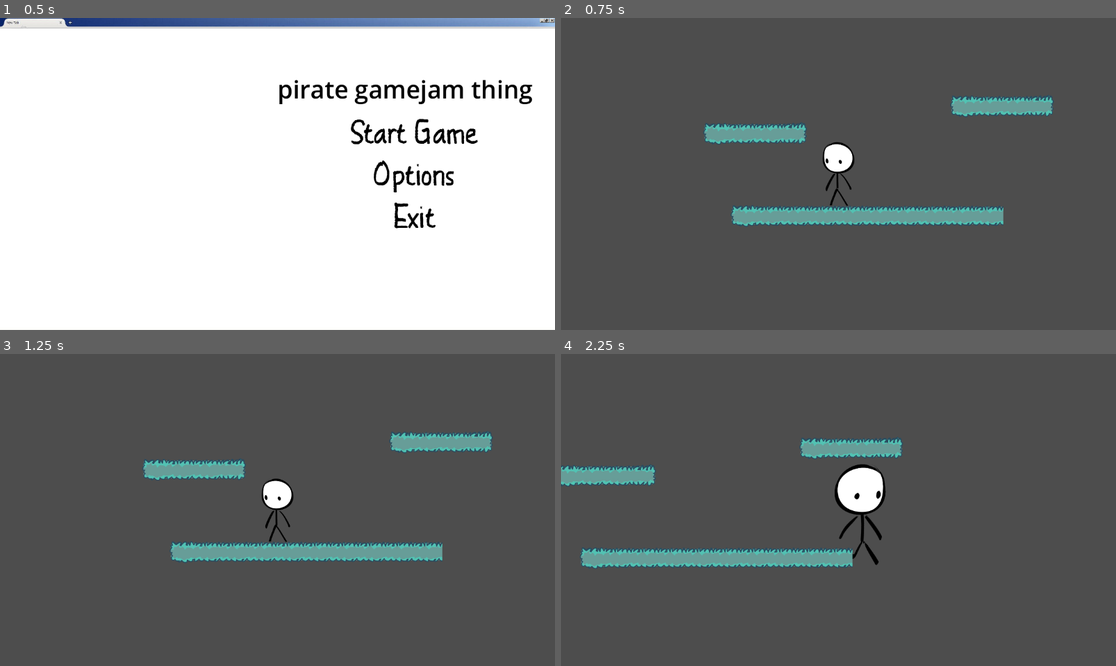
Above: before the commit, frames 1-4 (two rows, left to right).
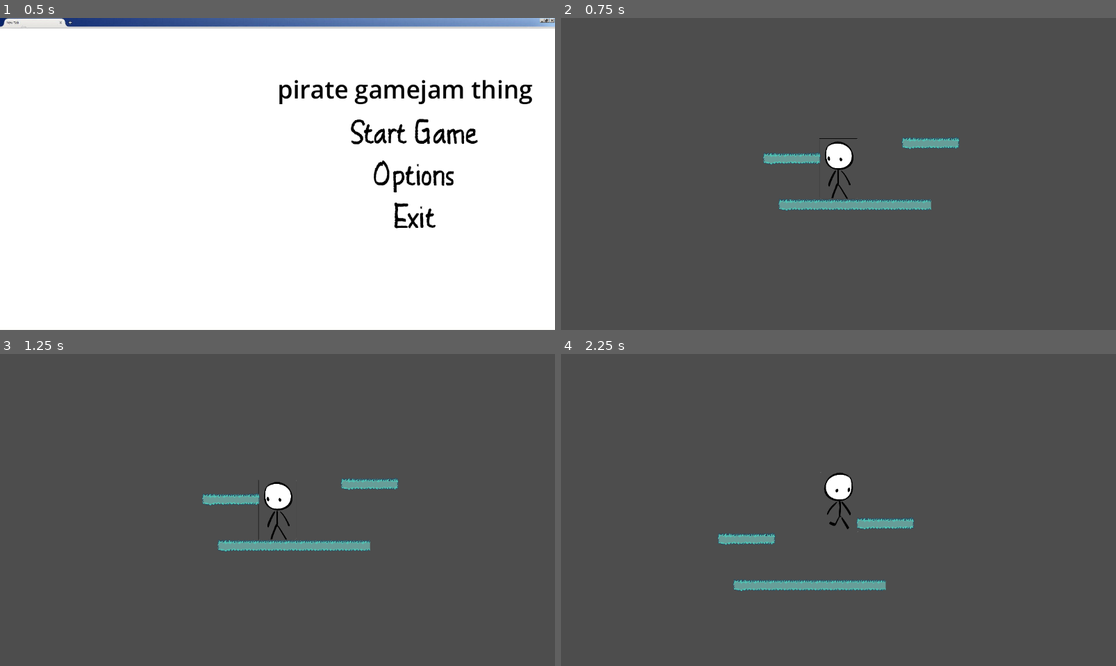
Above: after the commit, the same moments.

Repository: DCEYT/P17-Gamejam-Project
Game: Godot game, scene res://Scenes/main menu.tscn
Same seed, same stepped clock (60 frames per second), same inputs: the game is played once before the commit and once after it.
Inputs:
- Up to frame 1 (0.5 s): no input
- Up to frame 2 (0.75 s): click "Start Game" at 0.5 s
- Up to frame 3 (1.25 s): no input
- Up to frame 4 (2.25 s): hold D (Move Right) from 1.28 s (still down); tap H (Dash) at 1.35 s; tap W (Jump) at 1.52 s; tap Shift (Run) at 2.1 s

Frame 1 is identical in both runs. In frame 2, 6.7% of the frame differs, in the area x 25-89%, y 24-68%; in frame 3, 6.1%; in frame 4, 8.1%, in the area x 0-64%, y 26-76%.

Commit message:
wow

Diff:
--- a/Scenes/Player.tscn
+++ b/Scenes/Player.tscn
@@ -1,124 +1,236 @@
-[gd_scene load_steps=19 format=3 uid="uid://cgrx1qklnvgqu"]
+[gd_scene load_steps=35 format=3 uid="uid://cgrx1qklnvgqu"]
 
 [ext_resource type="Script" path="res://character_body_2d.gd" id="1_i4p6b"]
-[ext_resource type="Texture2D" uid="uid://r6oo61qi7q8u" path="res://Assets/prototype_idle_sheet.png" id="2_88a7w"]
-[ext_resource type="Texture2D" uid="uid://dut0ffh12h45j" path="res://Assets/prototype_run_sheet.png" id="3_221ur"]
-[ext_resource type="Texture2D" uid="uid://b5cuv8p6t6f4m" path="res://Assets/prototype_walk_sheet.png" id="4_lu145"]
-
-[sub_resource type="AtlasTexture" id="AtlasTexture_7m65j"]
-atlas = ExtResource("2_88a7w")
-region = Rect2(0, 0, 150, 300)
-
-[sub_resource type="AtlasTexture" id="AtlasTexture_xdebe"]
-atlas = ExtResource("2_88a7w")
-region = Rect2(150, 0, 150, 300)
-
-[sub_resource type="AtlasTexture" id="AtlasTexture_colxq"]
-atlas = ExtResource("2_88a7w")
-region = Rect2(300, 0, 150, 300)
-
-[sub_resource type="AtlasTexture" id="AtlasTexture_3bqrt"]
-atlas = ExtResource("2_88a7w")
-region = Rect2(450, 0, 150, 300)
-
-[sub_resource type="AtlasTexture" id="AtlasTexture_r5g38"]
-atlas = ExtResource("3_221ur")
-region = Rect2(0, 0, 317, 474)
-
-[sub_resource type="AtlasTexture" id="AtlasTexture_c3cew"]
-atlas = ExtResource("3_221ur")
-region = Rect2(317, 0, 317, 474)
-
-[sub_resource type="AtlasTexture" id="AtlasTexture_7ksey"]
-atlas = ExtResource("3_221ur")
-region = Rect2(634, 0, 317, 474)
-
-[sub_resource type="AtlasTexture" id="AtlasTexture_icgju"]
-atlas = ExtResource("3_221ur")
-region = Rect2(0, 474, 317, 474)
-
-[sub_resource type="AtlasTexture" id="AtlasTexture_sm5dc"]
-atlas = ExtResource("4_lu145")
-region = Rect2(0, 0, 238, 501)
-
-[sub_resource type="AtlasTexture" id="AtlasTexture_1ef77"]
-atlas = ExtResource("4_lu145")
-region = Rect2(238, 0, 238, 501)
-
-[sub_resource type="AtlasTexture" id="AtlasTexture_d5xtu"]
-atlas = ExtResource("4_lu145")
-region = Rect2(476, 0, 238, 501)
-
-[sub_resource type="AtlasTexture" id="AtlasTexture_34hpl"]
-atlas = ExtResource("4_lu145")
-region = Rect2(714, 0, 238, 501)
+[ext_resource type="Texture2D" uid="uid://bnirw2ax263qm" path="res://Assets/prototype_idle_sheet_fixed.png" id="2_62fhj"]
+[ext_resource type="Texture2D" uid="uid://pywmga2pqlen" path="res://Assets/prototype_run_sheet_fixed.png" id="3_uvepg"]
+[ext_resource type="Texture2D" uid="uid://dxel0600vudj7" path="res://Assets/prototype_walk_sheet_fixed.png" id="4_frwtt"]
+
+[sub_resource type="AtlasTexture" id="AtlasTexture_co7fm"]
+atlas = ExtResource("2_62fhj")
+region = Rect2(0, 0, 317, 501)
+
+[sub_resource type="AtlasTexture" id="AtlasTexture_x5wuv"]
+atlas = ExtResource("2_62fhj")
+region = Rect2(317, 0, 317, 501)
+
+[sub_resource type="AtlasTexture" id="AtlasTexture_xlveu"]
+atlas = ExtResource("2_62fhj")
+region = Rect2(634, 0, 317, 501)
+
+[sub_resource type="AtlasTexture" id="AtlasTexture_d4687"]
+atlas = ExtResource("2_62fhj")
+region = Rect2(951, 0, 317, 501)
+
+[sub_resource type="AtlasTexture" id="AtlasTexture_q6cf7"]
+atlas = ExtResource("2_62fhj")
+region = Rect2(0, 501, 317, 501)
+
+[sub_resource type="AtlasTexture" id="AtlasTexture_naylb"]
+atlas = ExtResource("2_62fhj")
+region = Rect2(317, 501, 317, 501)
+
+[sub_resource type="AtlasTexture" id="AtlasTexture_g321s"]
+atlas = ExtResource("2_62fhj")
+region = Rect2(634, 501, 317, 501)
+
+[sub_resource type="AtlasTexture" id="AtlasTexture_8o7ll"]
+atlas = ExtResource("2_62fhj")
+region = Rect2(951, 501, 317, 501)
+
+[sub_resource type="AtlasTexture" id="AtlasTexture_sn1xq"]
+atlas = ExtResource("2_62fhj")
+region = Rect2(0, 1002, 317, 501)
+
+[sub_resource type="AtlasTexture" id="AtlasTexture_mulmn"]
+atlas = ExtResource("2_62fhj")
+region = Rect2(317, 1002, 317, 501)
+
+[sub_resource type="AtlasTexture" id="AtlasTexture_11ouu"]
+atlas = ExtResource("2_62fhj")
+region = Rect2(634, 1002, 317, 501)
+
+[sub_resource type="AtlasTexture" id="AtlasTexture_qkgx2"]
+atlas = ExtResource("2_62fhj")
+region = Rect2(951, 1002, 317, 501)
+
+[sub_resource type="AtlasTexture" id="AtlasTexture_lvjjo"]
+atlas = ExtResource("3_uvepg")
+region = Rect2(0, 0, 317, 501)
+
+[sub_resource type="AtlasTexture" id="AtlasTexture_6xsop"]
+atlas = ExtResource("3_uvepg")
+region = Rect2(317, 0, 317, 501)
+
+[sub_resource type="AtlasTexture" id="AtlasTexture_8o7n3"]
+atlas = ExtResource("3_uvepg")
+region = Rect2(634, 0, 317, 501)
+
+[sub_resource type="AtlasTexture" id="AtlasTexture_647oy"]
+atlas = ExtResource("3_uvepg")
+region = Rect2(0, 501, 317, 501)
+
+[sub_resource type="AtlasTexture" id="AtlasTexture_nbivn"]
+atlas = ExtResource("3_uvepg")
+region = Rect2(317, 501, 317, 501)
+
+[sub_resource type="AtlasTexture" id="AtlasTexture_otfy0"]
+atlas = ExtResource("3_uvepg")
+region = Rect2(634, 501, 317, 501)
+
+[sub_resource type="AtlasTexture" id="AtlasTexture_eklsl"]
+atlas = ExtResource("3_uvepg")
+region = Rect2(0, 1002, 317, 501)
+
+[sub_resource type="AtlasTexture" id="AtlasTexture_76vvq"]
+atlas = ExtResource("3_uvepg")
+region = Rect2(317, 1002, 317, 501)
+
+[sub_resource type="AtlasTexture" id="AtlasTexture_qv4ps"]
+atlas = ExtResource("4_frwtt")
+region = Rect2(0, 0, 317, 501)
+
+[sub_resource type="AtlasTexture" id="AtlasTexture_8ikoo"]
+atlas = ExtResource("4_frwtt")
+region = Rect2(317, 0, 317, 501)
+
+[sub_resource type="AtlasTexture" id="AtlasTexture_bwxl2"]
+atlas = ExtResource("4_frwtt")
+region = Rect2(634, 0, 317, 501)
+
+[sub_resource type="AtlasTexture" id="AtlasTexture_l7n71"]
+atlas = ExtResource("4_frwtt")
+region = Rect2(0, 501, 317, 501)
+
+[sub_resource type="AtlasTexture" id="AtlasTexture_0ek7g"]
+atlas = ExtResource("4_frwtt")
+region = Rect2(317, 501, 317, 501)
+
+[sub_resource type="AtlasTexture" id="AtlasTexture_h7l08"]
+atlas = ExtResource("4_frwtt")
+region = Rect2(634, 501, 317, 501)
+
+[sub_resource type="AtlasTexture" id="AtlasTexture_j0rq6"]
+atlas = ExtResource("4_frwtt")
+region = Rect2(0, 1002, 317, 501)
+
+[sub_resource type="AtlasTexture" id="AtlasTexture_ra8kv"]
+atlas = ExtResource("4_frwtt")
+region = Rect2(317, 1002, 317, 501)
 
 [sub_resource type="SpriteFrames" id="SpriteFrames_vejqs"]
 animations = [{
 "frames": [{
 "duration": 1.0,
-"texture": SubResource("AtlasTexture_7m65j")
-}, {
-"duration": 1.0,
-"texture": SubResource("AtlasTexture_xdebe")
-}, {
-"duration": 1.0,
-"texture": SubResource("AtlasTexture_colxq")
-}, {
-"duration": 1.0,
-"texture": SubResource("AtlasTexture_3bqrt")
+"texture": SubResource("AtlasTexture_co7fm")
+}, {
+"duration": 1.0,
+"texture": SubResource("AtlasTexture_x5wuv")
+}, {
+"duration": 1.0,
+"texture": SubResource("AtlasTexture_xlveu")
+}, {
+"duration": 1.0,
+"texture": SubResource("AtlasTexture_d4687")
+}, {
+"duration": 1.0,
+"texture": SubResource("AtlasTexture_q6cf7")
+}, {
+"duration": 1.0,
+"texture": SubResource("AtlasTexture_naylb")
+}, {
+"duration": 1.0,
+"texture": SubResource("AtlasTexture_g321s")
+}, {
+"duration": 1.0,
+"texture": SubResource("AtlasTexture_8o7ll")
+}, {
+"duration": 1.0,
+"texture": SubResource("AtlasTexture_sn1xq")
+}, {
+"duration": 1.0,
+"texture": SubResource("AtlasTexture_mulmn")
+}, {
+"duration": 1.0,
+"texture": SubResource("AtlasTexture_11ouu")
+}, {
+"duration": 1.0,
+"texture": SubResource("AtlasTexture_qkgx2")
 }],
 "loop": true,
 "name": &"idle",
-"speed": 12.0
+"speed": 15.0
 }, {
 "frames": [{
 "duration": 1.0,
-"texture": SubResource("AtlasTexture_r5g38")
-}, {
-"duration": 1.0,
-"texture": SubResource("AtlasTexture_c3cew")
-}, {
-"duration": 1.0,
-"texture": SubResource("AtlasTexture_7ksey")
-}, {
-"duration": 1.0,
-"texture": SubResource("AtlasTexture_icgju")
+"texture": SubResource("AtlasTexture_lvjjo")
+}, {
+"duration": 1.0,
+"texture": SubResource("AtlasTexture_6xsop")
+}, {
+"duration": 1.0,
+"texture": SubResource("AtlasTexture_8o7n3")
+}, {
+"duration": 1.0,
+"texture": SubResource("AtlasTexture_647oy")
+}, {
+"duration": 1.0,
+"texture": SubResource("AtlasTexture_nbivn")
+}, {
+"duration": 1.0,
+"texture": SubResource("AtlasTexture_otfy0")
+}, {
+"duration": 1.0,
+"texture": SubResource("AtlasTexture_eklsl")
+}, {
+"duration": 1.0,
+"texture": SubResource("AtlasTexture_76vvq")
 }],
 "loop": true,
 "name": &"run",
-"speed": 12.0
+"speed": 15.0
 }, {
 "frames": [{
 "duration": 1.0,
-"texture": SubResource("AtlasTexture_sm5dc")
-}, {
-"duration": 1.0,
-"texture": SubResource("AtlasTexture_1ef77")
-}, {
-"duration": 1.0,
-"texture": SubResource("AtlasTexture_d5xtu")
-}, {
-"duration": 1.0,
-"texture": SubResource("AtlasTexture_34hpl")
+"texture": SubResource("AtlasTexture_qv4ps")
+}, {
+"duration": 1.0,
+"texture": SubResource("AtlasTexture_8ikoo")
+}, {
+"duration": 1.0,
+"texture": SubResource("AtlasTexture_bwxl2")
+}, {
+"duration": 1.0,
+"texture": SubResource("AtlasTexture_l7n71")
+}, {
+"duration": 1.0,
+"texture": SubResource("AtlasTexture_0ek7g")
+}, {
+"duration": 1.0,
+"texture": SubResource("AtlasTexture_h7l08")
+}, {
+"duration": 1.0,
+"texture": SubResource("AtlasTexture_j0rq6")
+}, {
+"duration": 1.0,
+"texture": SubResource("AtlasTexture_ra8kv")
 }],
 "loop": true,
 "name": &"walk",
-"speed": 12.0
+"speed": 15.0
 }]
 
 [sub_resource type="CapsuleShape2D" id="CapsuleShape2D_ds0dt"]
-radius = 84.0
-height = 300.0
+radius = 151.0
+height = 508.0
 
 [node name="Player" type="CharacterBody2D"]
 script = ExtResource("1_i4p6b")
 
 [node name="AnimatedSprite2D" type="AnimatedSprite2D" parent="."]
 sprite_frames = SubResource("SpriteFrames_vejqs")
-animation = &"walk"
+animation = &"run"
 autoplay = "idle"
-frame_progress = 0.0246448
+frame_progress = 0.404572
 
 [node name="CollisionShape2D" type="CollisionShape2D" parent="."]
 shape = SubResource("CapsuleShape2D_ds0dt")
--- a/Scenes/main.tscn
+++ b/Scenes/main.tscn
@@ -177,7 +177,7 @@
 [node name="CharacterBody2D" parent="." instance=ExtResource("1_ajrrl")]
 
 [node name="Camera2D" type="Camera2D" parent="CharacterBody2D"]
-zoom = Vector2(0.445, 0.445)
+zoom = Vector2(0.25, 0.25)
 position_smoothing_enabled = true
 
 [node name="TileMap" type="TileMap" parent="."]
--- a/character_body_2d.gd
+++ b/character_body_2d.gd
@@ -2,12 +2,12 @@
 
 @onready var animated_sprite_2d: AnimatedSprite2D = $AnimatedSprite2D
 
-const SPEED = 500
+const SPEED = 700
 const JUMP_VELOCITY = -900
 
-const RUN_SPEED = 600
-const DOWN_SPEED = 500
-const DASH_SPEED = 2000
+const RUN_SPEED = 1000
+const DOWN_SPEED = 800
+const DASH_SPEED = 3000
 var running = false
 var dashing = false
 var can_dash = true
Binary file added: Assets/prototype_idle_sheet_fixed.png
Not shown, added: Assets/prototype_idle_sheet_fixed.png.import
Binary file added: Assets/prototype_run_sheet_fixed.png
Not shown, added: Assets/prototype_run_sheet_fixed.png.import
Binary file added: Assets/prototype_walk_sheet_fixed.png
Not shown, added: Assets/prototype_walk_sheet_fixed.png.import
